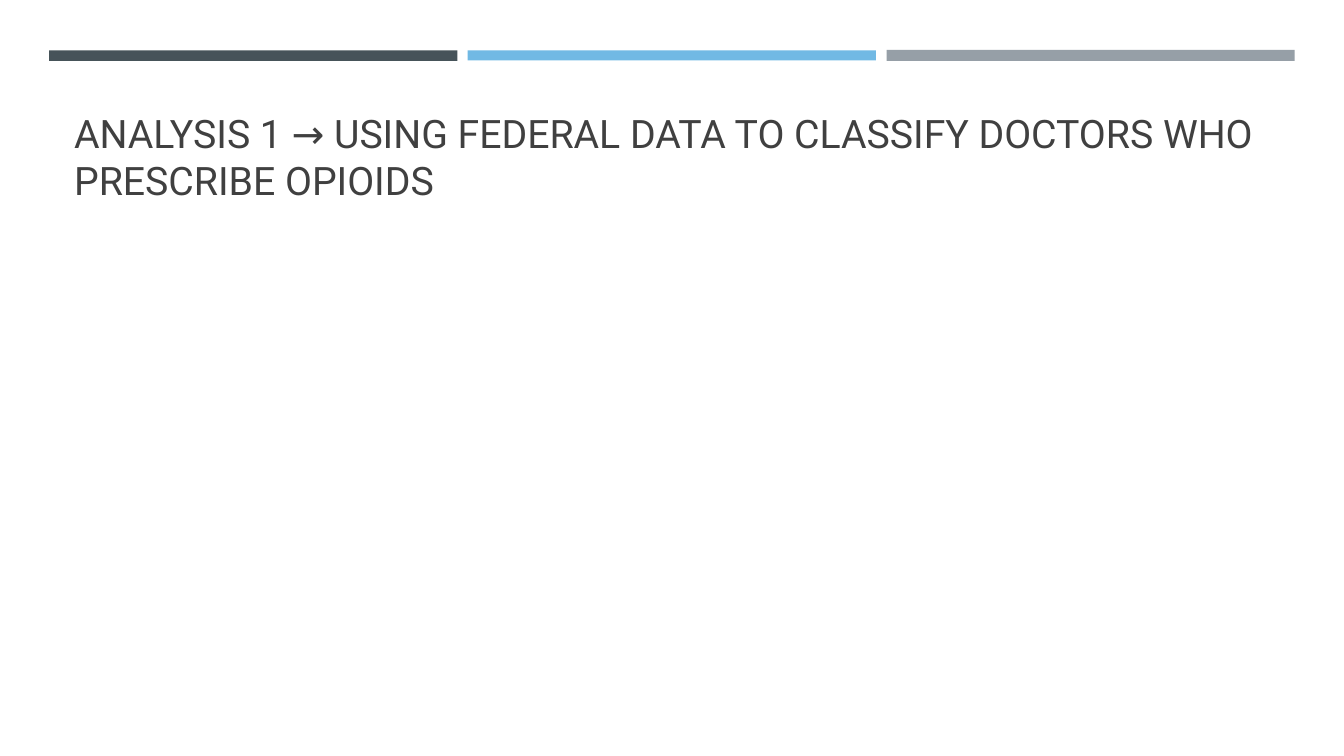
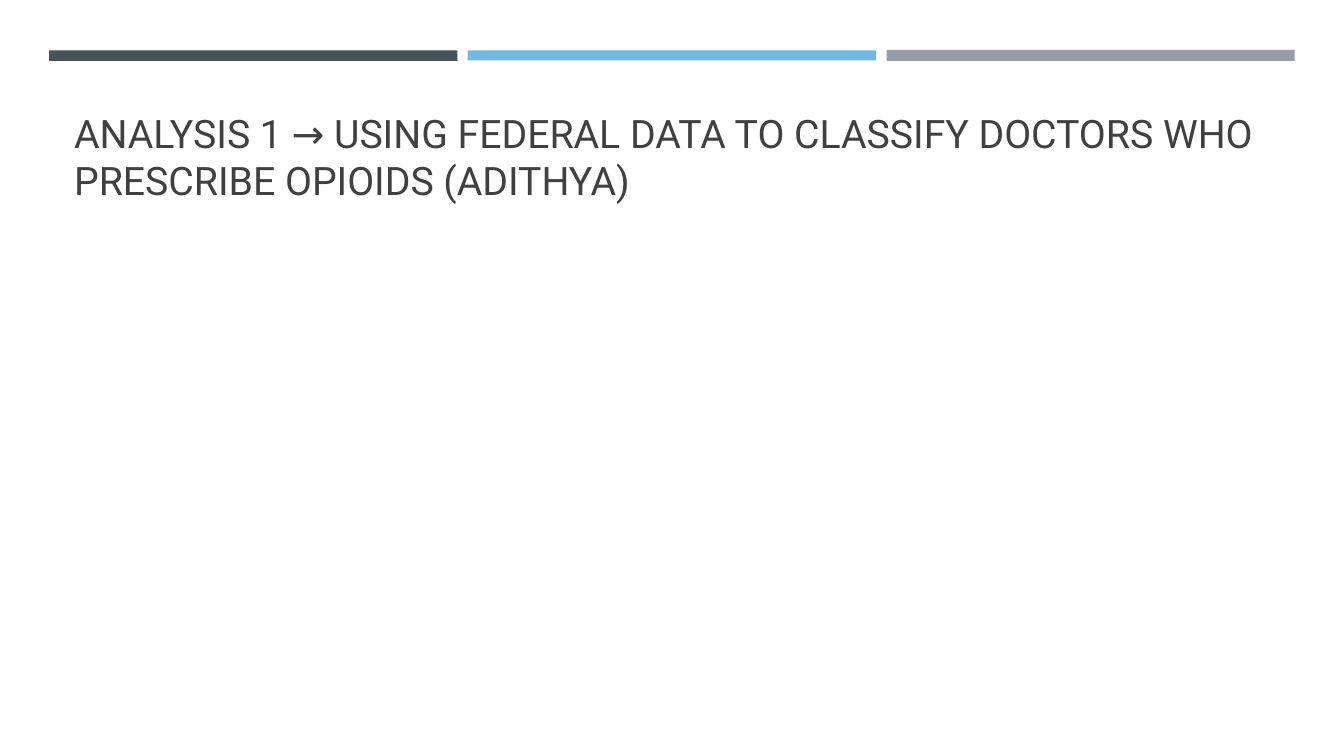
Before and after one commit to MLOpioidProjectCode/project_code, a slide deck: slide 6 of presentation/opioid_powerpoint.pptx. Drawn at 1344x756 pixels with LibreOffice and Linux fonts; fonts in the diff are those of the drawing. Boxes give left, top, right and bottom in pixels: in the first picture for what was removed or moved away, otherwise in the second. Text is boxed around its words. In the diff, an @@ line names an element or a change of style, - is before the commit and + after.

```diff
--- a/presentation/opioid_powerpoint.pptx
+++ b/presentation/opioid_powerpoint.pptx
@@ title at (x1=74, y1=119, x2=1253, y2=204): text changed @@
-ANALYSIS 1 → USING FEDERAL DATA TO CLASSIFY DOCTORS WHO PRESCRIBE OPIOIDS
+ANALYSIS 1 → USING FEDERAL DATA TO CLASSIFY DOCTORS WHO PRESCRIBE OPIOIDS (ADITHYA)
```
Also in this commit, not shown: 3 other slides changed, 1 slide added, 2 slides removed.
